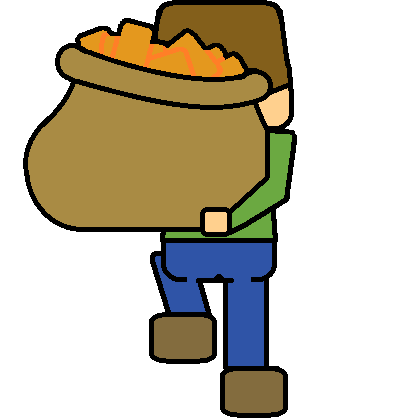
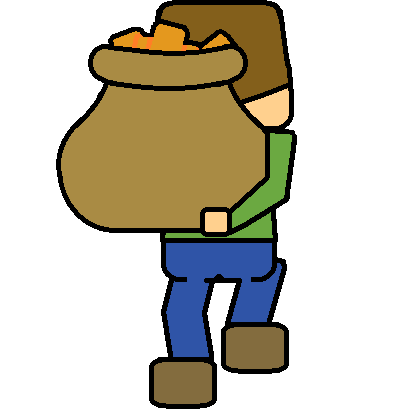
Layered file, before and after one edit (420x420). Changes by layer:
painted on "Gold" over [23, 18, 273, 233]
hid "Right leg 0" over [220, 257, 288, 418]
showed "Left leg 1" over [149, 251, 217, 409]
showed "Right leg 5" over [220, 257, 289, 374]
hid "Left leg 6" over [149, 251, 217, 364]
